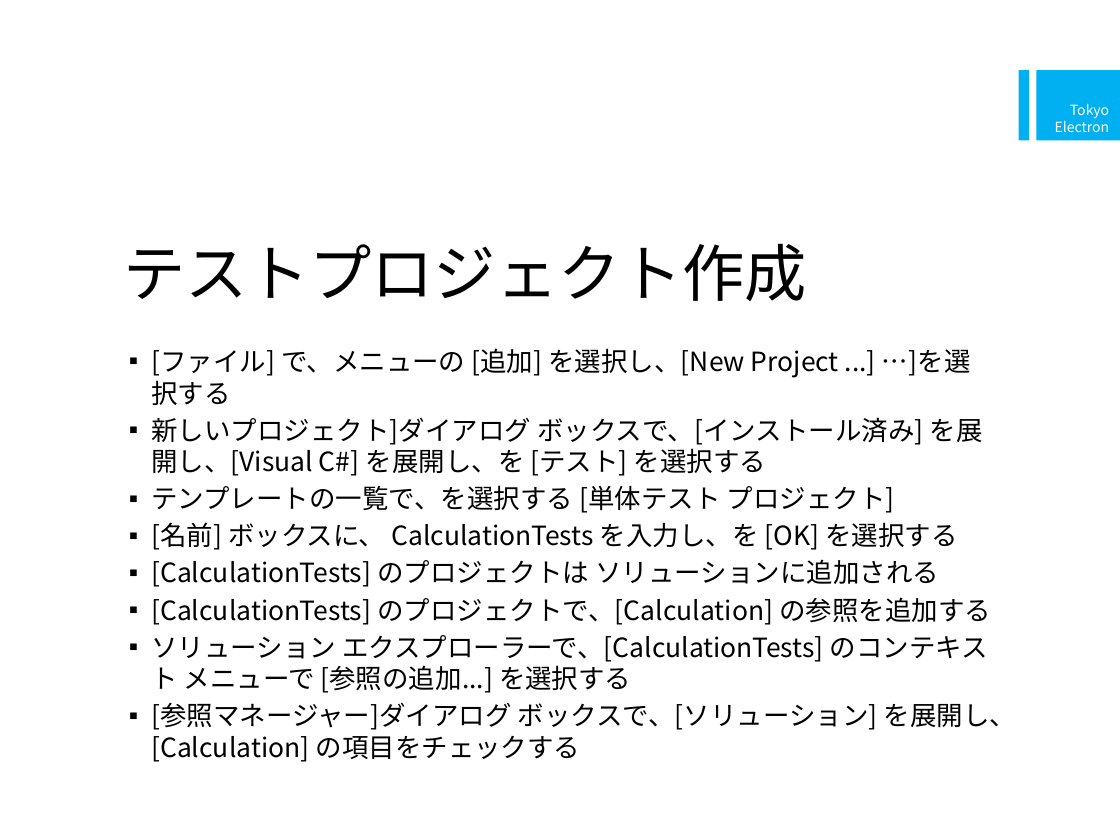
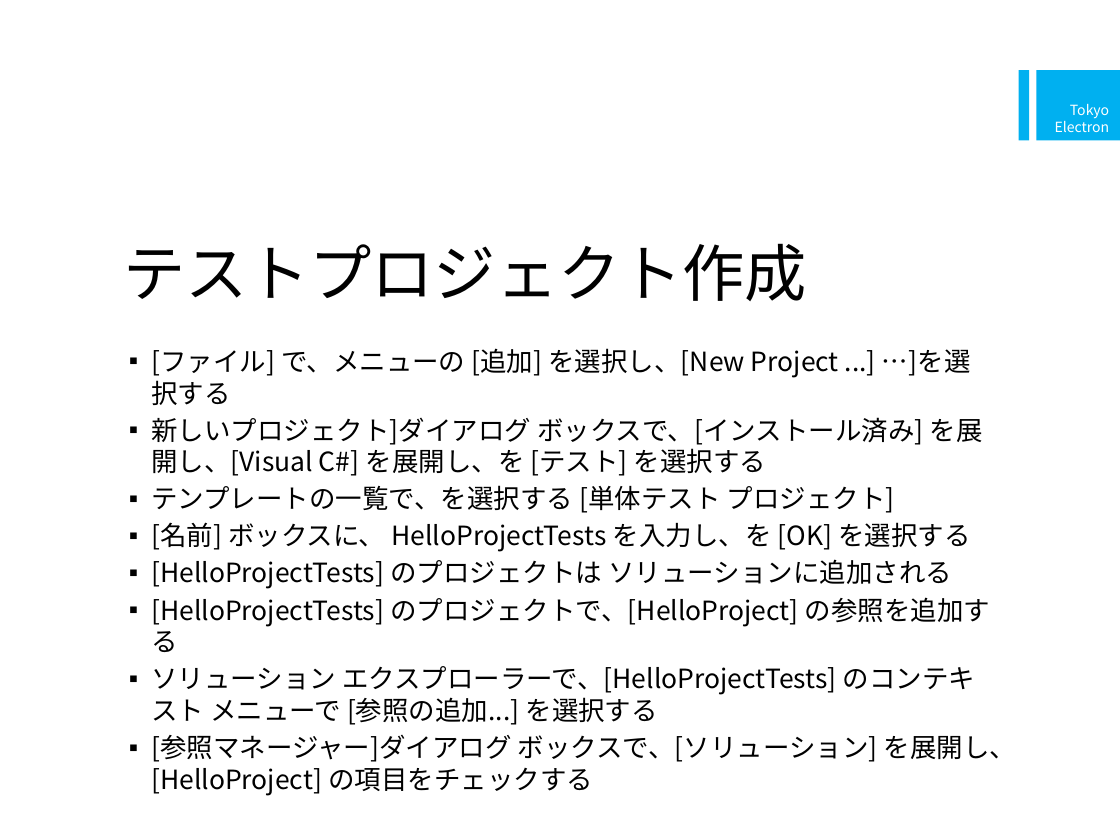
Before and after one commit to a-suzuki/CShrapLecture, a slide deck: slide 18 of doc/テストコードによるC#プログラミング演習.pptx. Drawn at 1120x840 pixels with LibreOffice and Linux fonts; fonts in the diff are those of the drawing. Boxes give left, top, right and bottom in pixels: in the first picture for what was removed or moved away, otherwise in the second. Text is boxed around its words. In the diff, an @@ line names an element or a change of style, - is before the commit and + after.

Commit message:
Hello Project

```diff
--- a/doc/テストコードによるC#プログラミング演習.pptx
+++ b/doc/テストコードによるC#プログラミング演習.pptx
@@ text at box(151, 522, 1016, 762): text changed @@
-▪ [名前] ボックスに、 CalculationTests を入力し、を [OK] を選択する
-▪ [CalculationTests] のプロジェクトは ソリューションに追加される
-▪ [CalculationTests] のプロジェクトで、[Calculation] の参照を追加する
-▪ ソリューション エクスプローラーで、[CalculationTests] のコンテキスト メニューで [参照の追加...] を選択する
-▪ [参照マネージャー]ダイアログ ボックスで、[ソリューション] を展開し、[Calculation] の項目をチェックする
+▪ [名前] ボックスに、 HelloProjectTests を入力し、を [OK] を選択する
+▪ [HelloProjectTests] のプロジェクトは ソリューションに追加される
+▪ [HelloProjectTests] のプロジェクトで、[HelloProject] の参照を追加する
+▪ ソリューション エクスプローラーで、[HelloProjectTests] のコンテキスト メニューで [参照の追加...] を選択する
+▪ [参照マネージャー]ダイアログ ボックスで、[ソリューション] を展開し、[HelloProject] の項目をチェックする
```
Also in this commit, not shown: 2 other slides changed.
